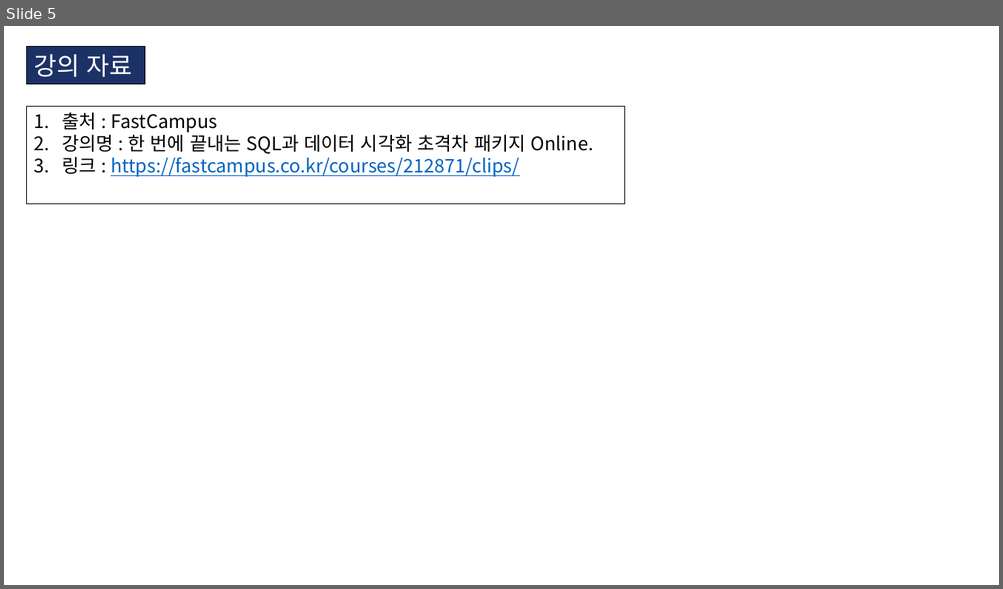
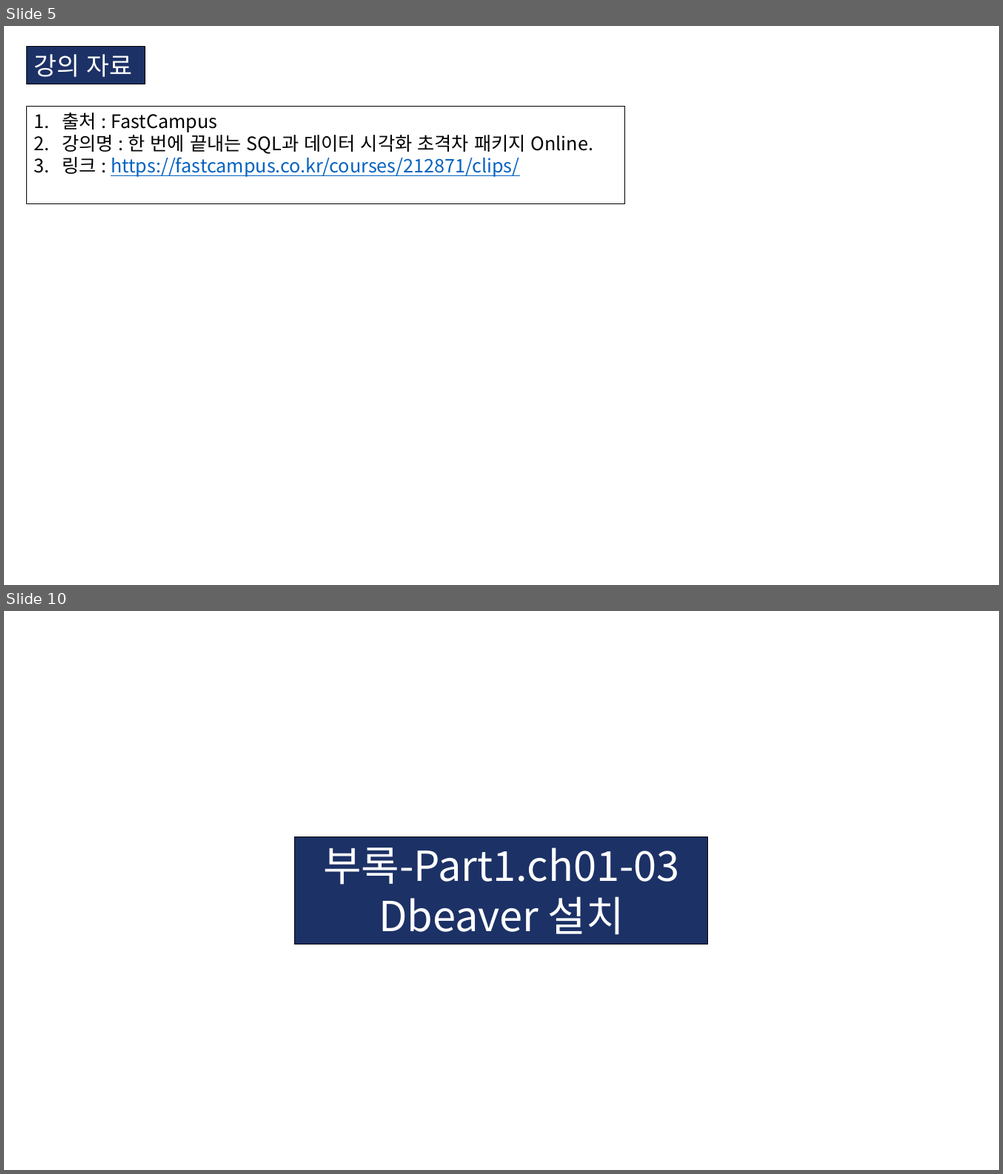
Before and after one commit to KIM-BEOMSOO/study, a slide deck: 00.공부 정리(최종)/04.DB/01.FastCampus_DB.pptx. Shown one above the other, each under a label of ours: slide 5 before the commit, slides 5 and 10 after it; the slides between them are not shown. The pictures are 1003x589 and 1003x1174 pixels, drawn with LibreOffice and Linux fonts; fonts in the diff are those of the drawing. Boxes give left, top, right and bottom in pixels: in the first picture for what was removed or moved away, otherwise in the second. Text is boxed around its words. In the diff, an @@ line names an element or a change of style, - is before the commit and + after.

```diff
--- a/00.공부 정리(최종)/04.DB/01.FastCampus_DB.pptx
+++ b/00.공부 정리(최종)/04.DB/01.FastCampus_DB.pptx
@@ slide 10 added at [4, 611, 999, 1170], background #FFFFFF @@
@@ rectangle added at [295, 837, 708, 945], fill #1C3166, outline #000000 0.75 pt, 40 pt, text #FFFFFF @@
+부록-Part1.ch01-03
+Dbeaver 설치
```
Also in this commit, not shown: 1 slide changed, 7 other slides added, 1 slide removed, 8 other files.
